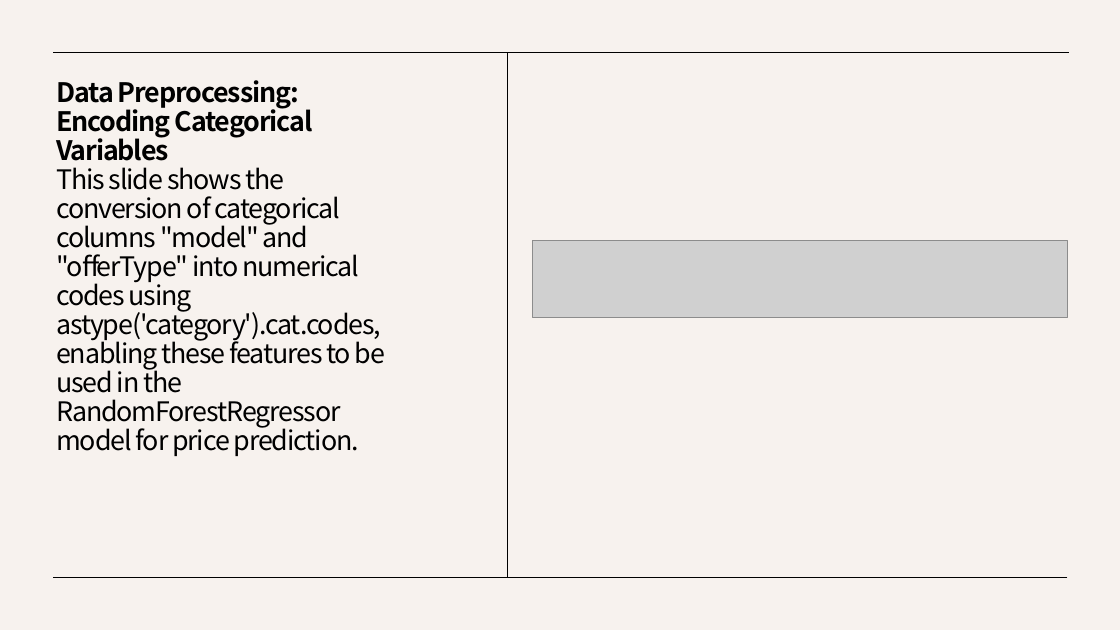
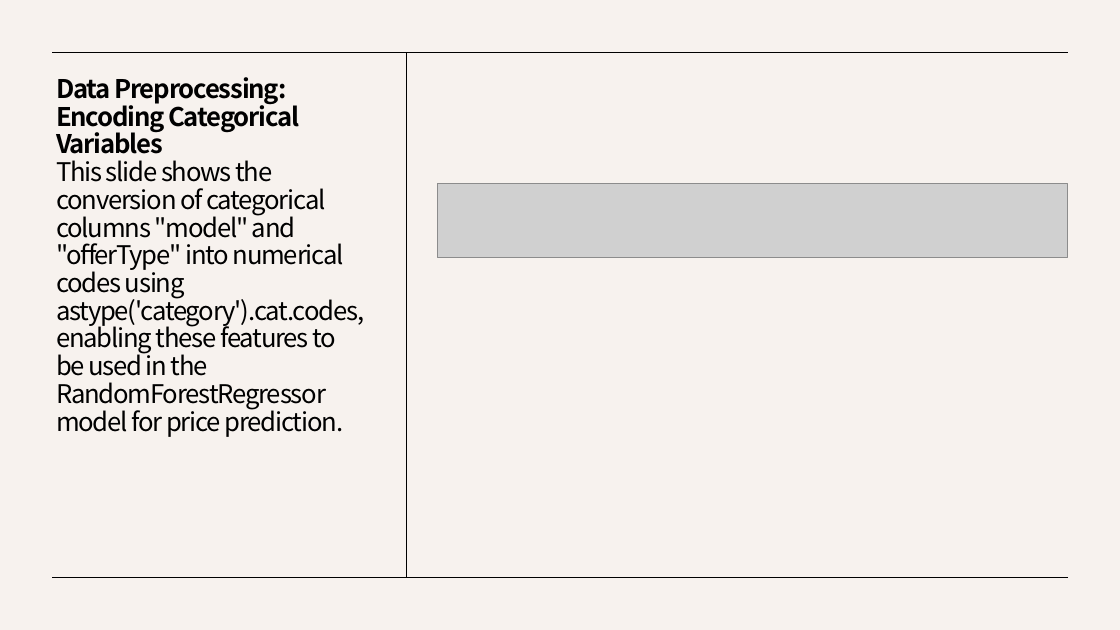
Before and after one commit to AbdallhOmran/Used-car-prices, a slide deck: slide 12 of Cars price.pptx. Drawn at 1120x630 pixels with LibreOffice and Linux fonts; fonts in the diff are those of the drawing; grey boxes stand for pictures. Boxes give left, top, right and bottom in pixels: in the first picture for what was removed or moved away, otherwise in the second. Text is boxed around its words. In the diff, an @@ line names an element or a change of style, - is before the commit and + after.

Commit message:
Update execution counts for consistency and remove 'offerType' feature from model training in index.ipynb

```diff
--- a/Cars price.pptx
+++ b/Cars price.pptx
@@ line moved from (507, 53) - (507, 578) to (406, 52) - (406, 578) @@
@@ title "Data Preprocessing: Encoding Categorical Variables ..." at box(56, 77, 364, 437): size 23 to 22 pt @@
@@ picture added at box(437, 183, 1068, 257) @@
@@ picture removed at box(533, 240, 1067, 318) @@
```
Also in this commit, not shown: 1 other file.
